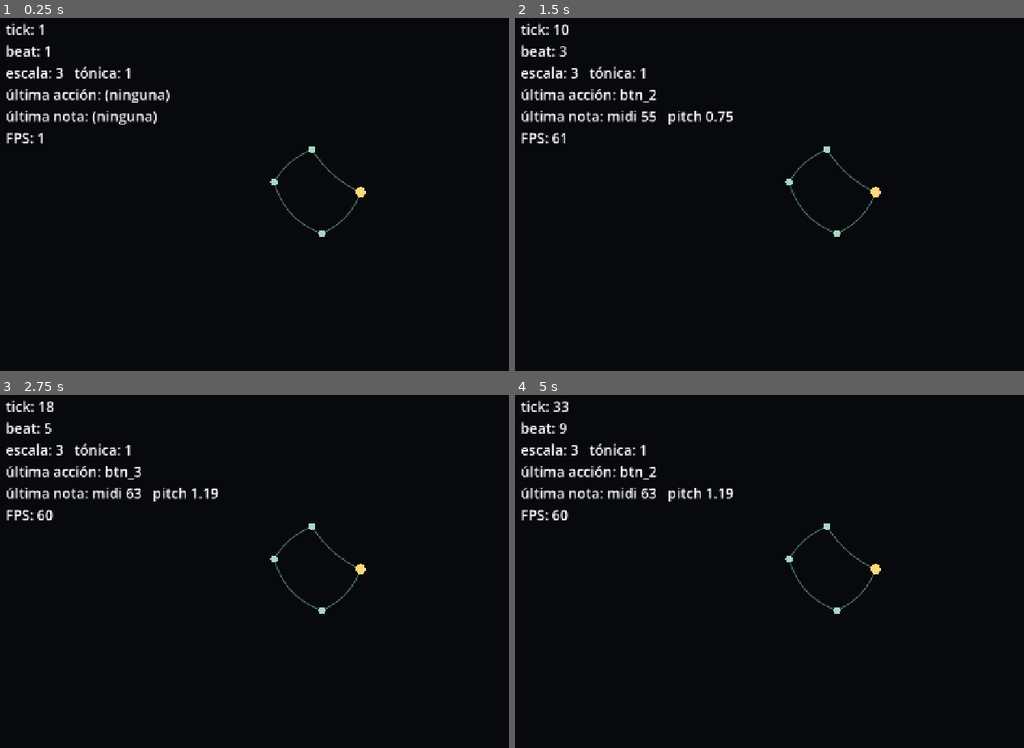
Above: before the commit, frames 1-4 (two rows, left to right).
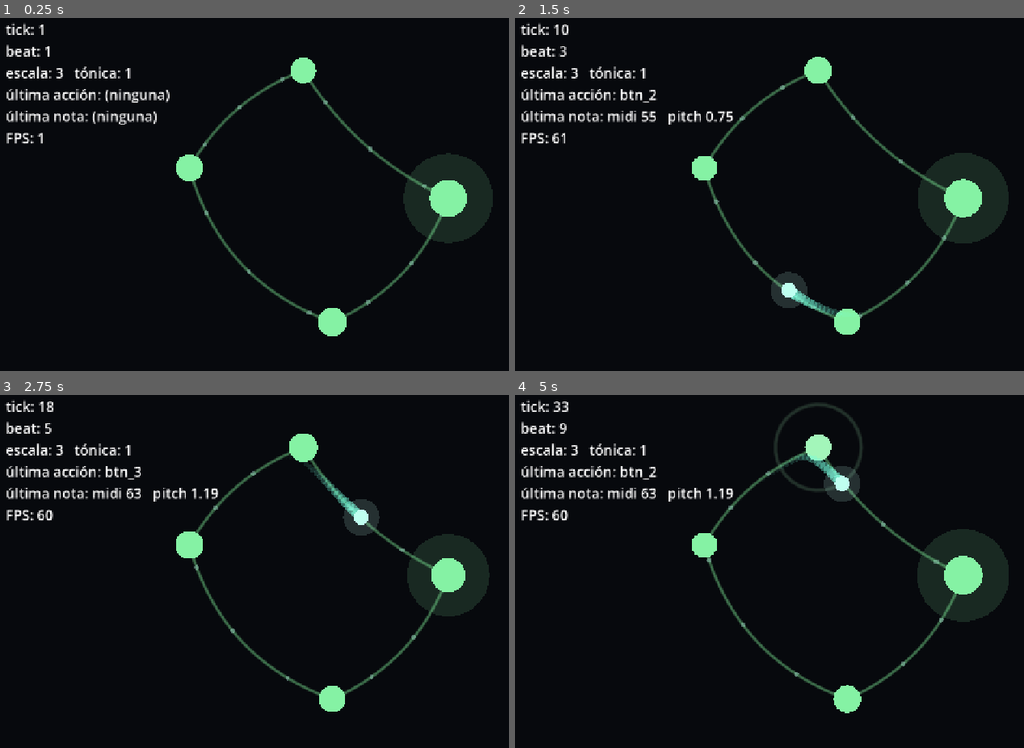
Above: after the commit, the same moments.

Repository: maximorales36-png/Arcumai-Organismo
Game: Godot game, scene res://src/view/main.tscn
Two runs of this game, one before a commit and one after it. Both use one fixed random seed, a clock stepped at 60 frames per second and the inputs below.
Inputs:
- Up to frame 1 (0.25 s): no input
- Up to frame 2 (1.5 s): hold D (joy_right) 0.53-1.28 s; tap H (btn_1) at 0.6 s; hold S (joy_down) from 1.28 s (still down); tap J (btn_2) at 1.35 s
- Up to frame 3 (2.75 s): release S (joy_down) at 2.03 s; hold D (joy_right) from 2.03 s (still down); tap K (btn_3) at 2.1 s
- Up to frame 4 (5 s): release D (joy_right) at 2.78 s; hold W (joy_up) 2.78-3.53 s; tap L (btn_4) at 2.85 s; hold A (joy_left) from 3.53 s (still down); tap H (btn_1) at 3.6 s; tap J (btn_2) at 4.35 s

The runs differ from the first frame. In frame 1, 5.9% of the frame differs, in the area x 34-97%, y 11-91%; in frame 2, 6.6%; in frame 3, 6.1%; in frame 4, 7.1%, in the area x 34-97%, y 2-91%.

Commit message:
M4: vista micro (pulso con cabeza y cola, motas de flujo, anticipacion, flash, T-19)

Diff:
--- a/src/audio/voice_pool.gd
+++ b/src/audio/voice_pool.gd
@@ -35,5 +35,13 @@
 	return 0 if _allocator == null else _allocator.active_count()
 
 
+# Al desmontar el pool se cortan las voces y se sueltan los streams: si no, un
+# sonido en curso queda vivo en el servidor de audio después de cerrar.
+func _exit_tree() -> void:
+	for player in _players:
+		player.stop()
+		player.stream = null
+
+
 func _on_player_finished(index: int) -> void:
 	_allocator.release(index)
--- a/src/core/clock.gd
+++ b/src/core/clock.gd
@@ -18,6 +18,12 @@
 var _accumulator: float = 0.0
 
 
+# Fracción del tick en curso (0 a 1): es el "tiempo desde el último tick" que
+# pide R-21 para la posición visual del pulso. No altera el tiempo musical.
+func fraction() -> float:
+	return clampf(_accumulator / Config.TICK_SEC, 0.0, 1.0)
+
+
 # Avanza el reloj con el tiempo real transcurrido. Un solo frame puede
 # contener varios ticks (frame lento) y se emiten todos, en orden (R-02).
 func advance(delta: float) -> void:
--- a/src/core/organism_model.gd
+++ b/src/core/organism_model.gd
@@ -171,6 +171,29 @@
 	return (tick - anchor_tick) % cycle_ticks
 
 
+# Posición derivada del pulso (R-21): función pura de lectura, sin nodos ni
+# efectos. Recibe la fase continua `phi + fracción_de_tick` y devuelve en qué
+# hifa va el pulso y qué fracción `u` de su largo recorrió. Antes del ancla no
+# hay pulso (`active == false`).
+func pulse_at(phi_f: float) -> Dictionary:
+	if phi_f < 0.0:
+		return {"active": false, "edge": -1, "u": 0.0}
+
+	# Al cruzar el fin del ciclo el pulso vuelve al principio: la fase continua
+	# puede llegar justo a cycle_ticks, y ese instante es el inicio del ciclo.
+	var wrapped := fposmod(phi_f, float(cycle_ticks))
+	var p := 0
+	while p + 1 < n and starts[p + 1] <= wrapped:
+		p += 1
+
+	var edge := (origin + p) % n
+	var ticks := edge_ticks[edge]
+	var u := 0.0
+	if ticks > 0:
+		u = clampf((wrapped - starts[p]) / float(ticks), 0.0, 1.0)
+	return {"active": true, "edge": edge, "u": u}
+
+
 # Curva de la hifa i, para que la vista la dibuje sin recalcular nada (R-13).
 func edge_curve(i: int) -> Curve2D:
 	return _curves[posmod(i, n)]
--- a/src/view/main.gd
+++ b/src/view/main.gd
@@ -1,7 +1,7 @@
-# Escena de depuración de M3: un organismo que suena al disparar.
+# Escena de depuración de M4: un organismo que suena y muestra su pulso.
 # Crea el OrganismModel con semilla fija, sortea escala y tónica (R-24), lo
 # dibuja con OrganismView y toca el placeholder de la familia 1 en cada disparo.
-# Recibe eventos de input; no emite nada.
+# La vista recibe la fase continua del reloj (R-21); el delta solo anima.
 
 extends Control
 
@@ -47,17 +47,27 @@
 	_sample = load(PLACEHOLDER_SAMPLE)
 	_model = OrganismModel.new(ORGANISM_ID, Config.N_DEFAULT, _clock.tick, rng)
 	_model.node_fired.connect(_on_node_fired)
-	_view.setup(_model)
+	_view.setup(_model, 0)
 
 	_center_view()
 	get_viewport().size_changed.connect(_center_view)
 
 
 # El reloj se alimenta con el delta real: es el único lugar donde el delta
-# decide tiempo musical, tal como pide R-02. Nada más usa delta acá.
+# decide tiempo musical (R-02). La vista lo usa solo para animar.
 func _process(delta: float) -> void:
 	_clock.advance(delta)
 	_fps_label.text = "FPS: %d" % Engine.get_frames_per_second()
+	_view.update_visuals(_current_phase_f(), delta)
+
+
+# Fase continua del organismo: tick entero más la fracción que ya corrió el
+# reloj. Antes del ancla no hay pulso y se informa -1 (R-17, R-21).
+func _current_phase_f() -> float:
+	var phase := _model.phase_at(_clock.tick)
+	if phase < 0:
+		return -1.0
+	return float(phase) + _clock.fraction()
 
 
 func _on_tick_emitted(tick: int) -> void:
@@ -71,6 +81,7 @@
 # La altura del nodo se convierte en nota al momento del disparo: si se movió
 # el nodo, la nota nueva sale sola (R-23) sin recalcular nada por tick.
 func _on_node_fired(_organism_id: int, node_index: int, _tick: int, _is_echo: bool) -> void:
+	_view.flash(node_index)
 	var midi := PitchMapping.midi_for_node(_model.nodes[node_index].y, _model.n, _scale, _tonic)
 	_voices.play(_sample, PitchMapping.pitch_scale_for_midi(midi), NODE_SAMPLE_DB)
 	_note_label.text = "última nota: midi %d   pitch %.2f" % [midi, PitchMapping.pitch_scale_for_midi(midi)]
--- a/src/view/organism_view.gd
+++ b/src/view/organism_view.gd
@@ -1,39 +1,201 @@
-# Vista de depuración de un organismo (M3): dibuja cada nodo como un punto y
-# cada hifa como la polilínea de la curva que ya calculó el modelo.
-# Recibe el modelo con setup(); no decide nada del juego, solo pinta lo que el
-# núcleo resolvió. El nodo origen se marca con otro color.
-# Sin animación: el pulso y el flash llegan en M4.
+# Vista Micro de depuración (M4): dibuja el organismo como micelio y el pulso
+# como una cabeza luminosa con cola. Además: bulbos que respiran, motas de
+# flujo, anticipación y flash al disparar, y el nodo origen destacado.
+# Recibe el modelo con setup(), la fase continua con update_visuals() y los
+# disparos con flash(). Todo lo visual es cosmético: la posición del pulso la
+# decide OrganismModel.pulse_at (R-21) y el suavizado no toca el núcleo.
 
 class_name OrganismView
 extends Node2D
 
-const NODE_RADIUS := 7.0
-const ORIGIN_RADIUS := 10.0
-const EDGE_WIDTH := 2.0
-const COLOR_NODE := Color(0.65, 0.85, 0.75)
-const COLOR_ORIGIN := Color(1.0, 0.85, 0.45)
-const COLOR_EDGE := Color(0.35, 0.55, 0.5, 0.8)
+# El suavizado de R-21 es visual: constante de tiempo de 80 ms.
+const SMOOTH_TIME := 0.08
+
+# Escala de la vista de depuración: el zoom con cámara llega en M7, pero a
+# escala 1:1 el organismo mide ~130 px y el pulso no se lee. Es solo visual.
+const VIEW_SCALE := 3.0
+
+const NODE_RADIUS := 9.0
+const ORIGIN_RADIUS := 12.0
+const ORIGIN_HALO := 2.4
+const EDGE_WIDTH := 1.6
+
+const HEAD_RADIUS := 5.0
+const HEAD_HALO := 2.4
+const TRAIL_POINTS := 26
+
+# Respiración cosmética: no entra en el modelo ni altera tiempos (DISENO 5.1).
+const BREATH_DEPTH := 0.06
+const BREATH_SPEED := 1.6
+const BREATH_PHASE_STEP := 1.3
+
+# Anticipación: el nodo se hincha en el tick previo a la llegada (DISENO 5.2).
+const ANTICIPATION_DEPTH := 0.35
+
+# Flash y onda al disparar.
+const FLASH_DECAY := 3.5
+const WAVE_RADIUS := 26.0
+
+# Motas de flujo: deriva constante por el filamento (DISENO 5.2).
+const FLOW_SPEED := 45.0
+const FLOW_DOTS := 3
+const FLOW_DOT_RADIUS := 1.6
+const FLOW_ALPHA := 0.35
 
 var _model: OrganismModel
-
-
-func setup(model: OrganismModel) -> void:
+var _base_hue := 0.38
+var _time := 0.0
+var _phase := -1.0
+var _head := Vector2.ZERO
+var _has_head := false
+var _trail: Array[Vector2] = []
+var _flash: Array[float] = []
+
+
+func setup(model: OrganismModel, family: int = 0) -> void:
 	_model = model
+	# Cada familia tiene su matiz (DISENO 5.1): las 3 quedan separadas 0,24.
+	_base_hue = fposmod(0.38 + 0.24 * float(family), 1.0)
+	scale = Vector2(VIEW_SCALE, VIEW_SCALE)
+	_flash.resize(model.n)
+	_flash.fill(0.0)
+	_trail.clear()
+	_has_head = false
+	queue_redraw()
+
+
+func flash(node_index: int) -> void:
+	if _model == null:
+		return
+	var index := posmod(node_index, _model.n)
+	if index < _flash.size():
+		_flash[index] = 1.0
+
+
+# Avanza la animación visual. `phi_f` es la fase continua que calcula la escena
+# (R-21); `delta` solo mueve el suavizado, el brillo y las motas.
+func update_visuals(phi_f: float, delta: float) -> void:
+	if _model == null:
+		return
+	_time += delta
+	_phase = phi_f
+	_update_head(phi_f, delta)
+	for i in _flash.size():
+		_flash[i] = maxf(0.0, _flash[i] - delta * FLASH_DECAY)
 	queue_redraw()
 
 
 func _draw() -> void:
 	if _model == null:
 		return
-
-	# Primero las hifas: los nodos tienen que quedar encima.
+	_draw_edges()
+	_draw_flow()
+	_draw_nodes()
+	_draw_pulse()
+
+
+func _update_head(phi_f: float, delta: float) -> void:
+	var pulse := _model.pulse_at(phi_f)
+	if not pulse["active"]:
+		_trail.clear()
+		_has_head = false
+		return
+
+	var target := _point_on_edge(int(pulse["edge"]), float(pulse["u"]))
+	if not _has_head:
+		_head = target
+		_has_head = true
+	else:
+		# Suavizado exponencial: el peso no depende de los FPS. Absorbe los
+		# saltos que producen las ediciones sin tocar el tiempo musical.
+		_head = _head.lerp(target, 1.0 - exp(-delta / SMOOTH_TIME))
+	_trail.push_front(_head)
+	if _trail.size() > TRAIL_POINTS:
+		_trail.pop_back()
+
+
+func _draw_edges() -> void:
+	var color := _node_color().darkened(0.55)
 	for i in _model.n:
 		var points := _model.edge_curve(i).get_baked_points()
 		if points.size() >= 2:
-			draw_polyline(points, COLOR_EDGE, EDGE_WIDTH, true)
-
+			draw_polyline(points, color, EDGE_WIDTH, true)
+
+
+func _draw_flow() -> void:
+	var color := Color(_pulse_color(), FLOW_ALPHA)
 	for i in _model.n:
-		if i == _model.origin:
-			draw_circle(_model.nodes[i], ORIGIN_RADIUS, COLOR_ORIGIN)
-		else:
-			draw_circle(_model.nodes[i], NODE_RADIUS, COLOR_NODE)
+		var length := _model.edge_lengths[i]
+		if length <= 0.0:
+			continue
+		var curve := _model.edge_curve(i)
+		for k in FLOW_DOTS:
+			# Fase fija por mota: no hace falta azar y así la vista es estable.
+			var phase := fposmod(float(i) * 0.37 + float(k) / float(FLOW_DOTS), 1.0)
+			var offset := fposmod(_time * FLOW_SPEED + phase * length, length)
+			draw_circle(curve.sample_baked(offset), FLOW_DOT_RADIUS, color)
+
+
+func _draw_nodes() -> void:
+	for i in _model.n:
+		var node := _model.nodes[i]
+		var breath := 1.0 + BREATH_DEPTH * sin(_time * BREATH_SPEED + float(i) * BREATH_PHASE_STEP)
+		var swell := 1.0 + ANTICIPATION_DEPTH * _anticipation(i)
+		var is_origin := i == _model.origin
+		var base_radius := ORIGIN_RADIUS if is_origin else NODE_RADIUS
+		var radius := base_radius * breath * swell
+		var color := _node_color().lerp(Color.WHITE, _flash[i])
+
+		if is_origin:
+			draw_circle(node, radius * ORIGIN_HALO, Color(color, 0.14))
+		if _flash[i] > 0.0:
+			# La onda se aleja y se apaga mientras el bulbo vuelve a su color.
+			var wave := 1.0 - _flash[i]
+			draw_arc(node, radius + wave * WAVE_RADIUS, 0.0, TAU, 32, Color(color, _flash[i] * 0.7), 2.0, true)
+		draw_circle(node, radius, color)
+
+
+func _draw_pulse() -> void:
+	if not _has_head:
+		return
+	var color := _pulse_color()
+	# Cola: círculos que se achican y se apagan hacia atrás, como un cometa
+	# (DISENO 5.2). Se dibuja del más viejo al más nuevo para que la cabeza quede
+	# encima y la estela no tape el borde delantero.
+	var trail_color := _trail_color()
+	for k in range(_trail.size() - 1, 0, -1):
+		var fade := 1.0 - float(k) / float(_trail.size())
+		draw_circle(_trail[k], HEAD_RADIUS * 0.75 * fade, Color(trail_color, fade * fade * 0.6))
+	draw_circle(_head, HEAD_RADIUS * HEAD_HALO, Color(color, 0.16))
+	draw_circle(_head, HEAD_RADIUS, color)
+
+
+# Cuánto falta (en ticks) para que el pulso llegue a este nodo, como hinchazón
+# de 0 a 1 durante el último tick. Se usa fposmod para que la anticipación
+# también funcione al final del ciclo, cuando el arranque ya pasó.
+func _anticipation(node_index: int) -> float:
+	var p := posmod(node_index - _model.origin, _model.n)
+	var until := fposmod(float(_model.starts[p]) - _phase, float(_model.cycle_ticks))
+	if until > 0.0 and until <= 1.0:
+		return 1.0 - until
+	return 0.0
+
+
+func _point_on_edge(edge: int, u: float) -> Vector2:
+	var length := _model.edge_lengths[edge]
+	if length <= 0.0:
+		return _model.nodes[edge]
+	return _model.edge_curve(edge).sample_baked(clampf(u, 0.0, 1.0) * length)
+
+
+func _node_color() -> Color:
+	return Color.from_hsv(_base_hue, 0.45, 0.95)
+
+
+func _pulse_color() -> Color:
+	return Color.from_hsv(fposmod(_base_hue + 0.08, 1.0), 0.25, 1.0)
+
+
+# La cola usa el matiz saturado: a baja opacidad el color pálido se ve gris.
+func _trail_color() -> Color:
+	return Color.from_hsv(fposmod(_base_hue + 0.08, 1.0), 0.55, 1.0)
--- /dev/null
+++ b/tests/test_pulse_position.gd
@@ -0,0 +1,159 @@
+# Test de la posición derivada del pulso (R-21): T-19.
+# Comprueba que `pulse_at` coincide con `S`, `t` y `phi` en todo el ciclo,
+# incluida la fracción de tick, y que el instante en que el pulso entra en una
+# hifa es exactamente el tick en que dispara su nodo.
+# Contrato: `extends RefCounted` con `run() -> Array[Dictionary]`.
+
+extends RefCounted
+
+const EPSILON := 1e-6
+const SPATIAL_EPSILON := 1e-3
+const FRACTIONS := [0.0, 0.1, 0.25, 0.5, 0.75, 0.9, 0.99]
+
+
+func run() -> Array[Dictionary]:
+	return [_t19()]
+
+
+func _t19() -> Dictionary:
+	var problem := _clock_fraction()
+	if problem != "":
+		return _fail(problem)
+
+	for node_count in range(Config.N_MIN, Config.N_MAX + 1):
+		for seed_value in 5:
+			var model := OrganismModel.new(1, node_count, 0, _seeded_rng(seed_value))
+			problem = _check_model(model)
+			if problem != "":
+				return _fail("n=%d seed=%d: %s" % [node_count, seed_value, problem])
+	return _ok("T-19", "la posición del pulso sigue S, t y phi en todo el ciclo, con fracción de tick")
+
+
+# La fracción que la vista suma a phi sale del reloj, no de un delta aparte.
+func _clock_fraction() -> String:
+	var clock := Clock.new()
+	clock.advance(Config.TICK_SEC * 0.4)
+	if absf(clock.fraction() - 0.4) > EPSILON:
+		return "a 0,4 ticks el reloj informa fracción %.4f" % clock.fraction()
+	clock.advance(Config.TICK_SEC * 0.7)
+	if clock.tick != 1:
+		return "tras 1,1 ticks el reloj quedó en el tick %d" % clock.tick
+	if absf(clock.fraction() - 0.1) > EPSILON:
+		return "tras 1,1 ticks la fracción es %.4f y debería ser 0,1" % clock.fraction()
+	return ""
+
+
+func _check_model(model: OrganismModel) -> String:
+	if model.pulse_at(-1.0)["active"]:
+		return "hay pulso antes del ancla"
+
+	var problem := _starts_and_fractions(model)
+	if problem != "":
+		return problem
+	problem = _boundaries(model)
+	if problem != "":
+		return problem
+	problem = _fires_align(model)
+	if problem != "":
+		return problem
+
+	# El origen y las ediciones cambian S y t: la posición tiene que seguirlos.
+	model.set_origin(2)
+	problem = _starts_and_fractions(model)
+	if problem != "":
+		return "tras cambiar el origen: " + problem
+	model.move_node(1, Vector2(1.0, 0.3), 0.05)
+	problem = _starts_and_fractions(model)
+	if problem != "":
+		return "tras mover un nodo: " + problem
+	return ""
+
+
+# En el arranque S[p] el pulso entra en la hifa (origin+p) con u = 0, y avanza
+# linealmente hasta u = 1 justo cuando vence esa hifa.
+func _starts_and_fractions(model: OrganismModel) -> String:
+	for p in model.n:
+		var edge := (model.origin + p) % model.n
+		var ticks := model.edge_ticks[edge]
+		if ticks <= 0:
+			return "la hifa %d no tiene ticks" % edge
+
+		var start_pulse := model.pulse_at(float(model.starts[p]))
+		if not start_pulse["active"] or start_pulse["edge"] != edge:
+			return "en S[%d]=%d el pulso no está en la hifa %d" % [p, model.starts[p], edge]
+		if absf(start_pulse["u"]) > EPSILON:
+			return "en S[%d] el progreso es %.4f y debería ser 0" % [p, start_pulse["u"]]
+
+		for fraction in FRACTIONS:
+			var fraction_value := float(fraction)
+			var phi_f := float(model.starts[p]) + fraction_value * float(ticks)
+			var pulse := model.pulse_at(phi_f)
+			if not pulse["active"]:
+				return "el pulso no está activo en phi_f=%.3f" % phi_f
+			if pulse["edge"] != edge:
+				return "en phi_f=%.3f el pulso está en la hifa %d y debería estar en la %d" % [phi_f, pulse["edge"], edge]
+			if absf(pulse["u"] - fraction) > EPSILON:
+				return "en phi_f=%.3f el progreso es %.4f y debería ser %.4f" % [phi_f, pulse["u"], fraction]
+	return ""
+
+
+# La cabeza salta de una hifa a la siguiente sin salto espacial: el final de
+# una hifa y el principio de la siguiente son el mismo nodo.
+func _boundaries(model: OrganismModel) -> String:
+	for p in model.n:
+		var edge := (model.origin + p) % model.n
+		var next_edge := (edge + 1) % model.n
+		var node_point := model.nodes[(edge + 1) % model.n]
+		var end_point := model.edge_curve(edge).sample_baked(model.edge_lengths[edge])
+		var start_point := model.edge_curve(next_edge).sample_baked(0.0)
+		if end_point.distance_to(node_point) > SPATIAL_EPSILON:
+			return "el final de la hifa %d no llega al nodo" % edge
+		if start_point.distance_to(node_point) > SPATIAL_EPSILON:
+			return "el principio de la hifa %d no sale del nodo" % next_edge
+
+		# Justo al vencer la hifa, el pulso ya está al principio de la siguiente.
+		var boundary := model.pulse_at(float(model.starts[p] + model.edge_ticks[edge]))
+		if not boundary["active"] or boundary["edge"] != next_edge or absf(boundary["u"]) > EPSILON:
+			return "al vencer la hifa %d el pulso no arranca la %d" % [edge, next_edge]
+
+	# El fin del ciclo es el principio del siguiente.
+	var wrapped := model.pulse_at(float(model.cycle_ticks))
+	var at_zero := model.pulse_at(0.0)
+	if wrapped["edge"] != at_zero["edge"] or absf(wrapped["u"] - at_zero["u"]) > EPSILON:
+		return "el fin del ciclo no coincide con su principio"
+	return ""
+
+
+# Cuando un nodo dispara, el pulso está saliendo de él (u = 0 de su hifa).
+func _fires_align(model: OrganismModel) -> String:
+	var fires: Array = []
+	var handler := func(_id: int, node: int, tick: int, _echo: bool) -> void:
+		fires.append([node, tick])
+	model.node_fired.connect(handler)
+	for tick in range(model.anchor_tick, model.anchor_tick + model.cycle_ticks):
+		model.on_tick(tick)
+	model.node_fired.disconnect(handler)
+
+	if fires.size() != model.n:
+		return "en un ciclo dispararon %d nodos y son %d" % [fires.size(), model.n]
+	for fire in fires:
+		var pulse := model.pulse_at(float(fire[1] - model.anchor_tick))
+		if not pulse["active"] or pulse["edge"] != fire[0]:
+			return "el nodo %d disparó en el tick %d y el pulso no está en su hifa" % [fire[0], fire[1]]
+		if absf(pulse["u"]) > EPSILON:
+			return "el nodo %d disparó con el pulso en u=%.4f" % [fire[0], pulse["u"]]
+	return ""
+
+
+func _seeded_rng(value: int) -> RandomNumberGenerator:
+	var rng := RandomNumberGenerator.new()
+	rng.seed = value
+	return rng
+
+
+func _ok(test_id: String, detail: String) -> Dictionary:
+	return {"id": test_id, "ok": true, "detail": detail}
+
+
+func _fail(detail: String) -> Dictionary:
+	return {"id": "T-19", "ok": false, "detail": detail}
Not shown, added: tests/test_pulse_position.gd.uid
Not shown, changed: DISENO.md
